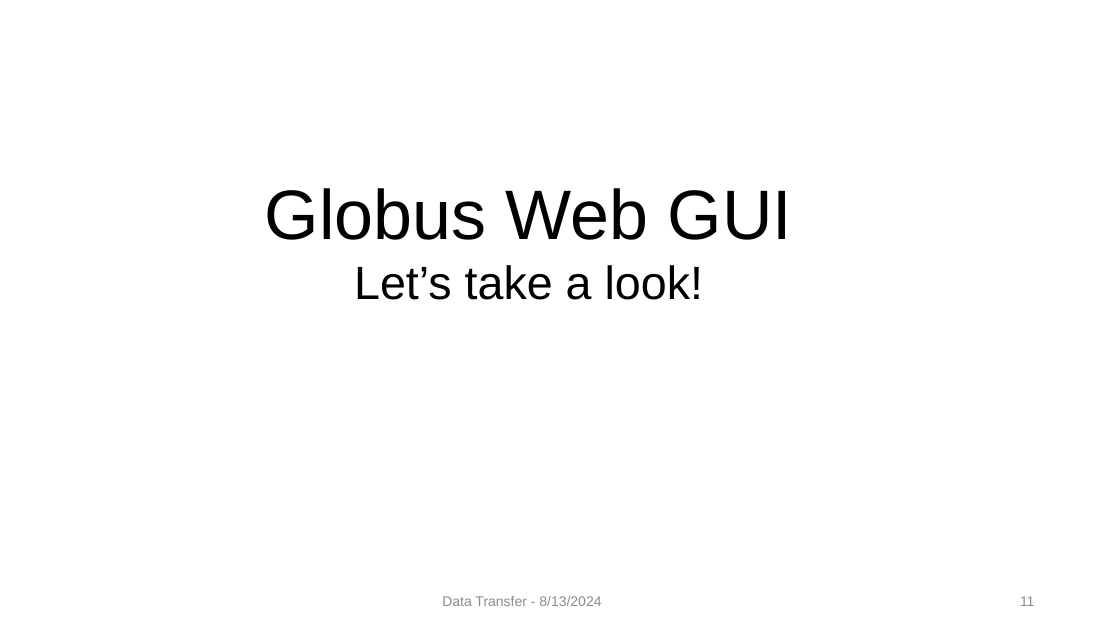
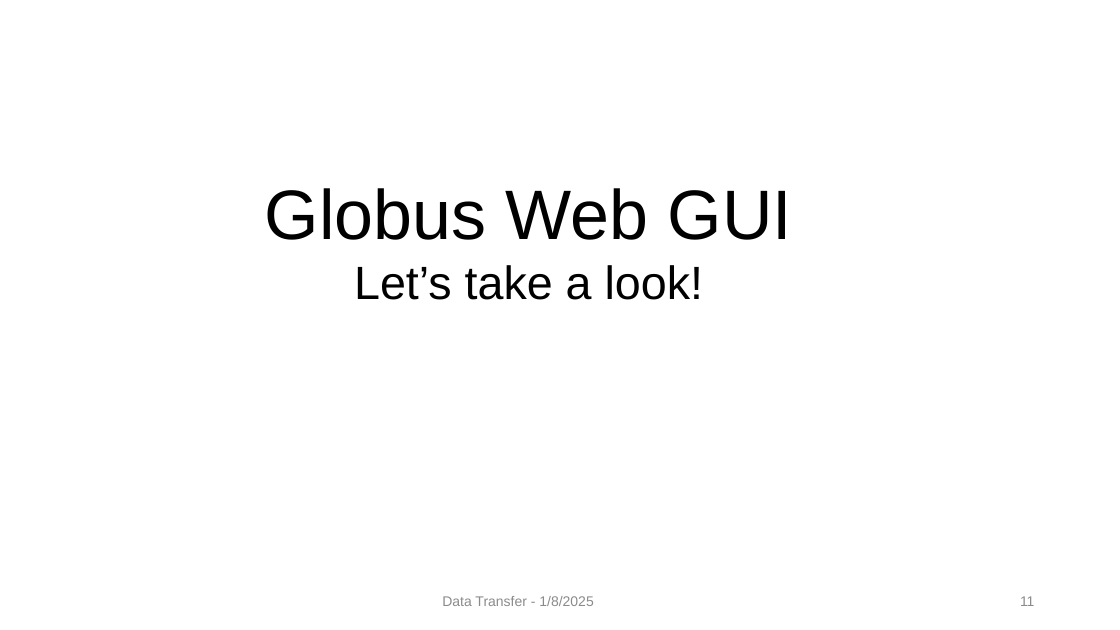
Before and after one commit to mohalkh5/hpc_fundamentals_micro_credential, a slide deck: slide 11 of transferring_data/File_transfer.pptx. Drawn at 1120x630 pixels with LibreOffice and Linux fonts; fonts in the diff are those of the drawing; background and template pictures are left out. Boxes give left, top, right and bottom in pixels: in the first picture for what was removed or moved away, otherwise in the second. Text is boxed around its words. In the diff, an @@ line names an element or a change of style, - is before the commit and + after.

Commit message:
Updating File_Transfer.pdf and File_Transfer.pptx (#12)
* Updating File_Transfer.pdf and File_Transfer.pptx

c1: Updates made:
 - updated the date
 - added UST slide
 - fixed 2 links for RTD

c2: Updating File_Transfer.pdf and File_Transfer.pptx
 - removed UST slide

```diff
--- a/transferring_data/File_transfer.pptx
+++ b/transferring_data/File_transfer.pptx
@@ text at [442,596,593,606]: text changed @@
-Data Transfer - 8/13/2024
+Data Transfer - 1/8/2025
```
Also in this commit, not shown: 19 other slides changed, 1 other file.
